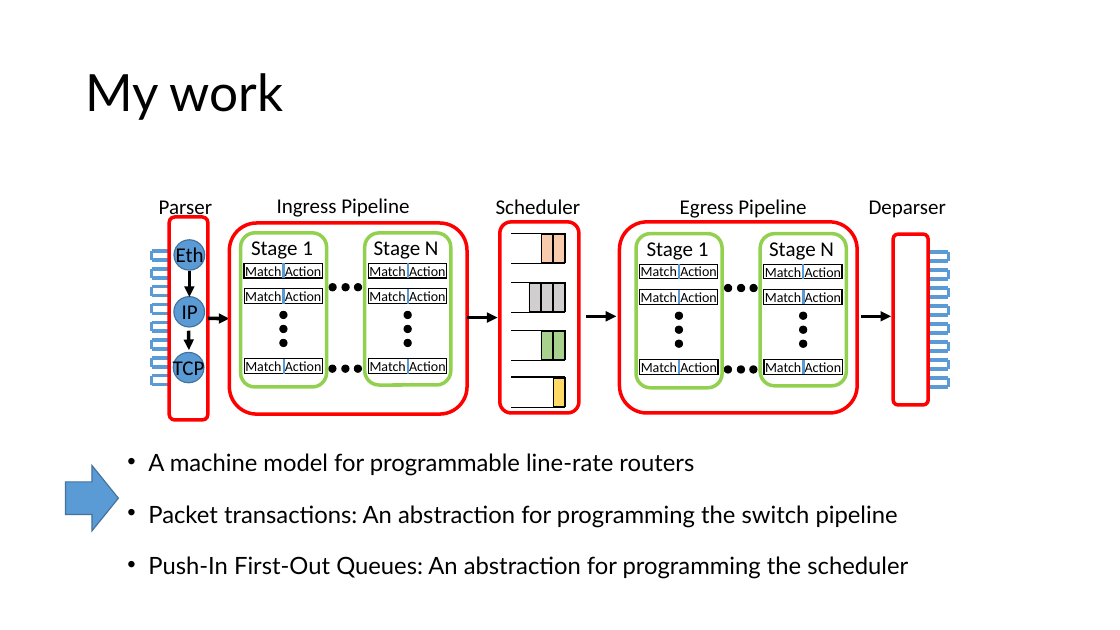
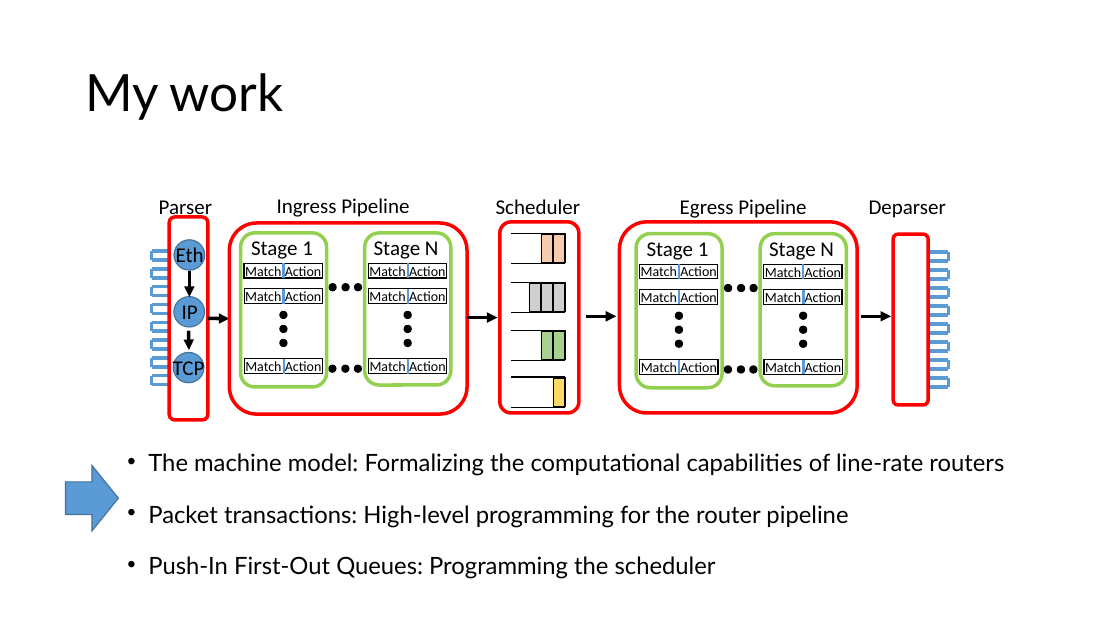
Before and after one commit to anirudhSK/pifo-domino-marple-ppts, a slide deck: slide 16 of domino_pifo.pptx. Drawn at 1120x630 pixels with LibreOffice and Linux fonts; fonts in the diff are those of the drawing. Boxes give left, top, right and bottom in pixels: in the first picture for what was removed or moved away, otherwise in the second. Text is boxed around its words. In the diff, an @@ line names an element or a change of style, - is before the commit and + after.

```diff
--- a/domino_pifo.pptx
+++ b/domino_pifo.pptx
@@ text at <box>148,453,1004,579</box>: text changed @@
-  • A machine model for programmable line-rate routers
-  • Packet transactions: An abstraction for programming the switch pipeline
-  • Push-In First-Out Queues: An abstraction for programming the scheduler
+  • The machine model: Formalizing the computational capabilities of line-rate routers
+  • Packet transactions: High-level programming for the router pipeline
+  • Push-In First-Out Queues: Programming the scheduler
```
Also in this commit, not shown: 8 other slides changed.
